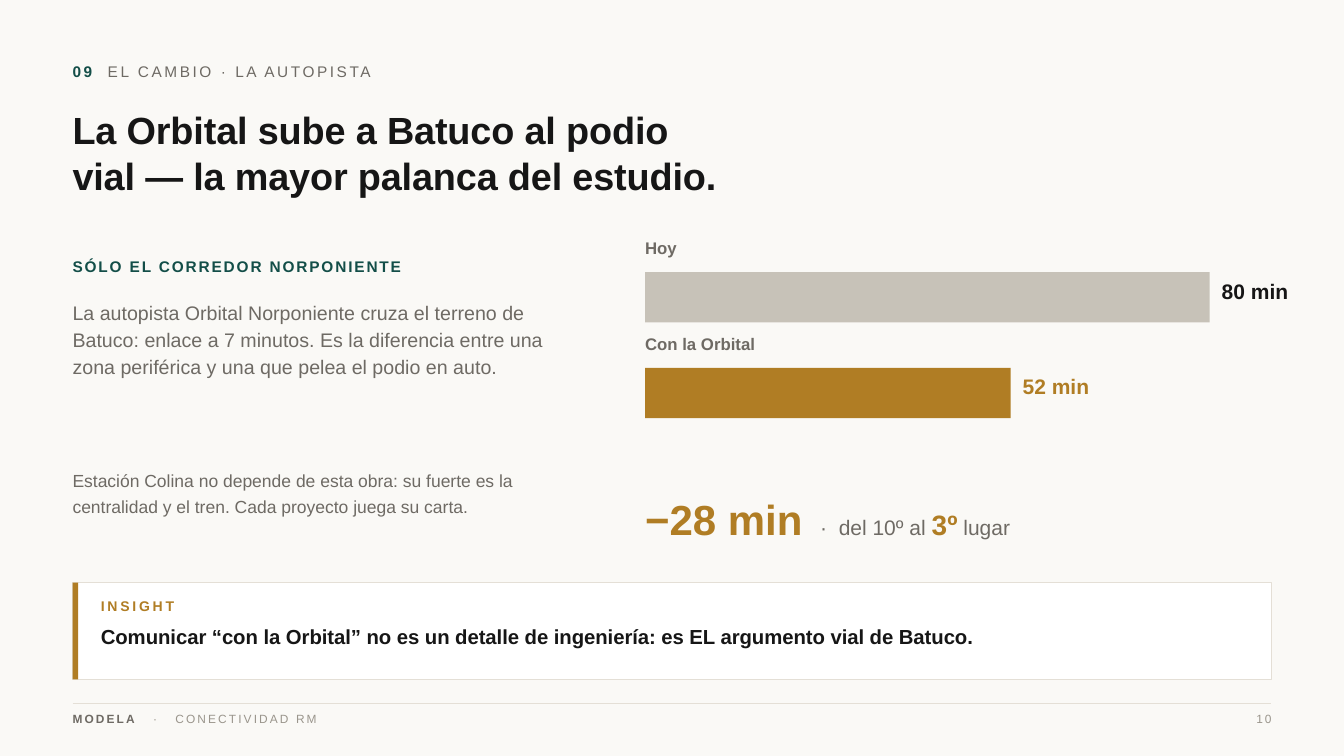
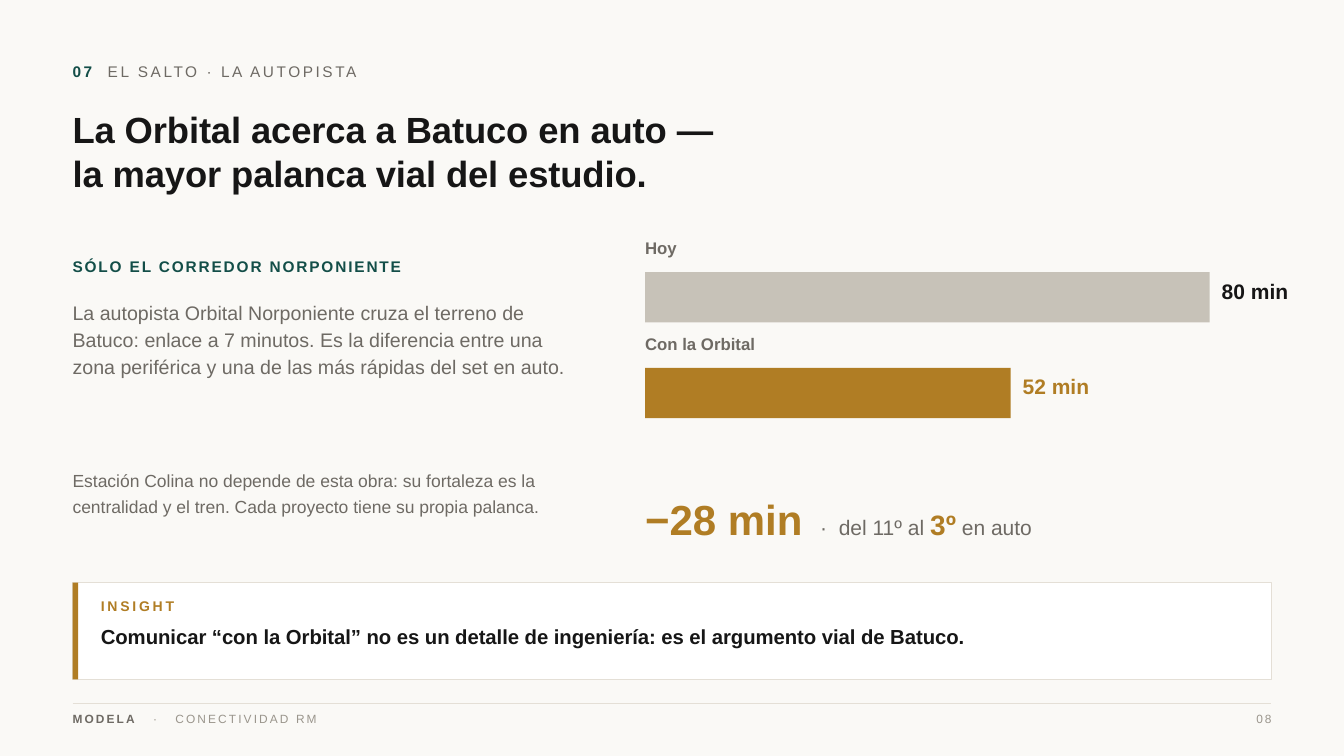
Before and after one commit to modela-simulador/modela-simulador, a slide deck: slide 8 of public/conectividad/Conectividad-Modela.pptx (slide 10 before the commit). Drawn at 1344x756 pixels with LibreOffice and Linux fonts; fonts in the diff are those of the drawing. Boxes give left, top, right and bottom in pixels: in the first picture for what was removed or moved away, otherwise in the second. Text is boxed around its words. In the diff, an @@ line names an element or a change of style, - is before the commit and + after.

```diff
--- a/public/conectividad/Conectividad-Modela.pptx
+++ b/public/conectividad/Conectividad-Modela.pptx
@@ text at <box>73,66,93,77</box>: text changed @@
-09 EL CAMBIO · LA AUTOPISTA
+07 EL SALTO · LA AUTOPISTA
@@ text at <box>73,116,667,195</box>: text changed; size 27 to 26 pt @@
-La Orbital sube a Batuco al podio
-vial — la mayor palanca del estudio.
+La Orbital acerca a Batuco en auto —
+la mayor palanca vial del estudio.
@@ text at <box>73,306,565,378</box>: text changed @@
-La autopista Orbital Norponiente cruza el terreno de Batuco: enlace a 7 minutos. Es la diferencia entre una zona periférica y una que pelea el podio en auto.
+La autopista Orbital Norponiente cruza el terreno de Batuco: enlace a 7 minutos. Es la diferencia entre una zona periférica y una de las más rápidas del set en auto.
@@ text at <box>73,474,539,517</box>: text changed @@
-Estación Colina no depende de esta obra: su fuerte es la centralidad y el tren. Cada proyecto juega su carta.
+Estación Colina no depende de esta obra: su fortaleza es la centralidad y el tren. Cada proyecto tiene su propia palanca.
@@ text at <box>645,504,1032,536</box>: text changed @@
-−28 min · del 10º al 3º lugar
+−28 min · del 11º al 3º en auto
@@ text at <box>101,629,964,649</box>: text changed @@
-Comunicar “con la Orbital” no es un detalle de ingeniería: es EL argumento vial de Batuco.
+Comunicar “con la Orbital” no es un detalle de ingeniería: es el argumento vial de Batuco.
@@ text at <box>1256,715,1271,723</box>: text changed @@
-10
+08
```
Also in this commit, not shown: 9 other slides changed, 3 slides added, 3 slides removed, 39 other files.
